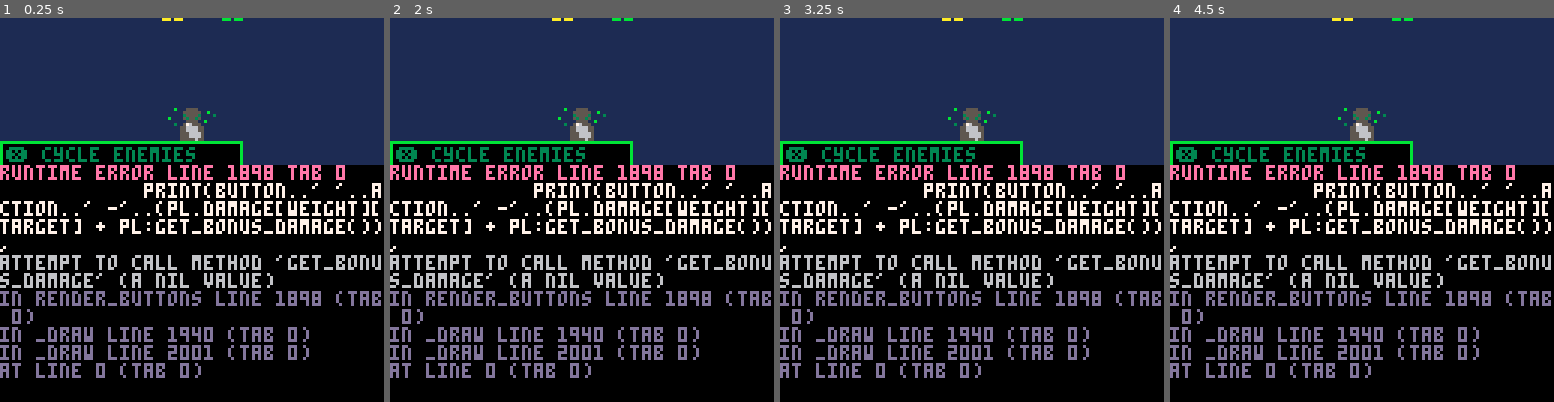
Above: before the commit, frames 1-4 (left to right).
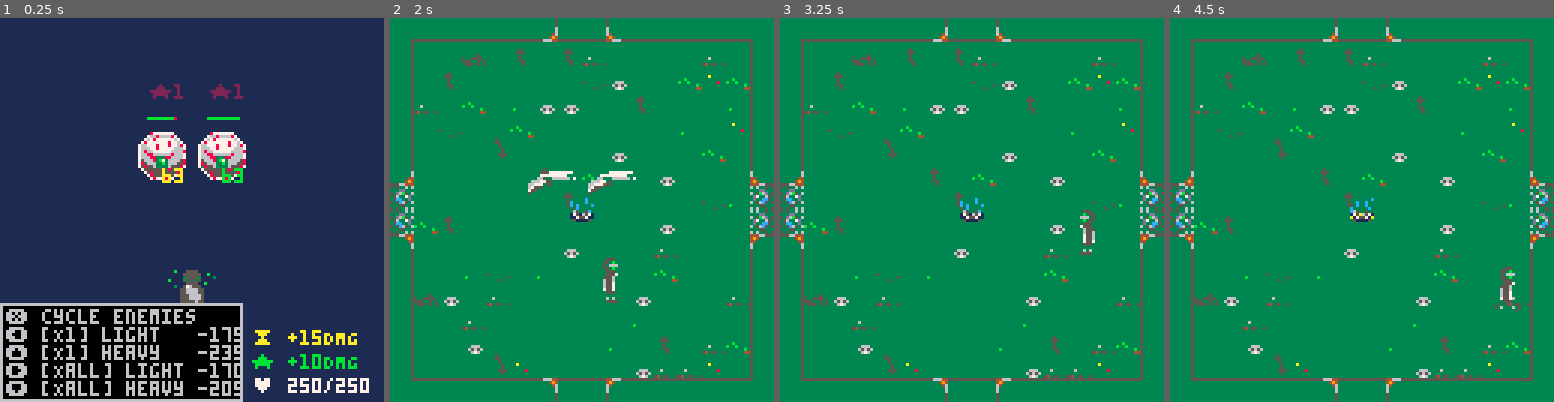
Above: after the commit, the same moments.

Repository: robertvargas-irq/gamedev-pico8-game-source
Game: PICO-8 cartridge apocalypse_couriers.p8
Two runs of this game, one before a commit and one after it. Both use one fixed random seed, a clock stepped at 60 frames per second and the inputs below.
Inputs:
- Up to frame 1 (0.25 s): no input
- Up to frame 2 (2 s): tap X (X key) at 0.33, 1.07, 1.85 s; tap O (Z key) at 0.7, 1.7 s; hold Right from 1.6 s (still down)
- Up to frame 3 (3.25 s): release Right at 2.1 s; tap O (Z key) at 2.1, 2.5, 2.9 s; hold Up 2.15-2.42 s; hold Right 2.47-3.03 s; tap X (X key) at 2.97 s; hold Left from 3.08 s (still down)
- Up to frame 4 (4.5 s): tap O (Z key) at 3.3, 3.7, 4.1 s; release Left at 3.58 s; hold Down 3.63-3.97 s; hold Right from 4.02 s (still down); tap X (X key) at 4.08 s

The runs differ from the first frame. In frame 1, 58% of the frame differs, in the area x 0-100%, y 0-100%; in frame 2, 99%; in frame 3, 99%; in frame 4, 99%.
Error before the commit: runtime error line 1898 tab 0; print(button..' '..action..' -'..(pl.damage[weight][target] + pl:get_bonus_damage()),; attempt to call method 'get_bonus_damage'…

Commit message:
Bonus health and damage implemented

Diff:
--- a/player/player.lua
+++ b/player/player.lua
@@ -35,8 +35,21 @@
 player.__index=player
 
 function player:new(o)
+    -- combat bonuses
+    self.bonuses={
+        temp={
+            damage=15,
+            health=0
+        },
+        perm={
+            damage=10,
+            health=150
+        }
+    }
+
     self.room={0,0}
     self.center={self.x+2,self.y+4}
+    self.health = self:get_max_health()
     return setmetatable(o or {}, self)
 end--player:new()
 
@@ -45,7 +58,6 @@
     self.x=x
     self.y=y
 end--player:spawn()
-
 
 -- ! it was 7am i'm sorry, i'll fix this when i get the chance
 local cycle = 0
@@ -208,6 +220,22 @@
     return self.health
 end
 
+function player:get_max_health()
+    return self.max_health + self.bonuses.temp.health + self.bonuses.perm.health
+end
+
+function player:get_bonus_damage()
+    return self.bonuses.temp.damage + self.bonuses.perm.health
+end
+
+function player:get_temp_bonus_damage()
+    return self.bonuses.temp.damage
+end
+
+function player:get_perm_bonus_damage()
+    return self.bonuses.perm.damage
+end
+
 --[[
     attacks
 ]]
@@ -221,7 +249,7 @@
     -- hit all enemies
     local b = battle_manager.get_active()
     for en in all(b.enemies) do
-        en:take_damage(self.damage.light.all)
+        en:take_damage(self.damage.light.all + self:get_bonus_damage())
         fx:new(en.x-8,en.y-8,2,2,{238},1,30):animate()
     end
 end
@@ -232,7 +260,7 @@
     -- hit specified enemy
     local b = battle_manager.get_active()
     local en = b.enemies[enemy]
-    en:take_damage(self.damage.light.x1)
+    en:take_damage(self.damage.light.x1 + self:get_bonus_damage())
 
     -- play fx
     fx:new(en.x-8,en.y-8,2,2,{238},1,30):animate()
@@ -248,7 +276,7 @@
     -- hit all enemies
     local b = battle_manager.get_active()
     for en in all(b.enemies) do
-        en:take_damage(self.damage.heavy.all)
+        en:take_damage(self.damage.heavy.all + self:get_bonus_damage())
         fx:new(en.x-8,en.y-8,2,2,{238},1,30):animate()
     end
 end
@@ -259,7 +287,7 @@
     -- hit specified enemy
     local b = battle_manager.get_active()
     local en = b.enemies[enemy]
-    en:take_damage(self.damage.heavy.x1)
+    en:take_damage(self.damage.heavy.x1 + self:get_bonus_damage())
 
     -- play fx
     fx:new(en.x-8,en.y-8,2,2,{238},1,30):animate()
--- a/scenes/level_play.lua
+++ b/scenes/level_play.lua
@@ -46,19 +46,19 @@
         -- left
         if fget(tile,2) then
             player_manager.player.x+=100
-            level.active.active_room[1]-=1 end
+            level.active:shift_active_room(-1,0) end
         -- right
         if fget(tile,3) then
             player_manager.player.x-=100
-            level.active.active_room[1]+=1 end
+            level.active:shift_active_room(1,0) end
         -- up
         if fget(tile,4) then
             player_manager.player.y+=100
-            level.active.active_room[2]-=1 end
+            level.active:shift_active_room(0,-1) end
         -- down
         if fget(tile,5) then
             player_manager.player.y-=100
-            level.active.active_room[2]+=1 end
+            level.active:shift_active_room(0,1) end
 
         reload(0x1000, 0x1000, 0x2000)
     end
